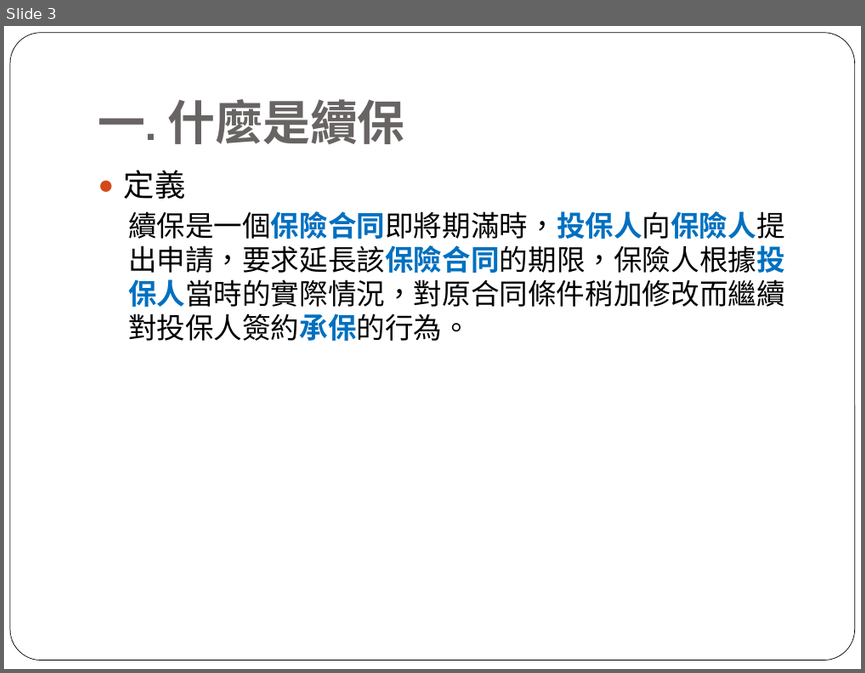
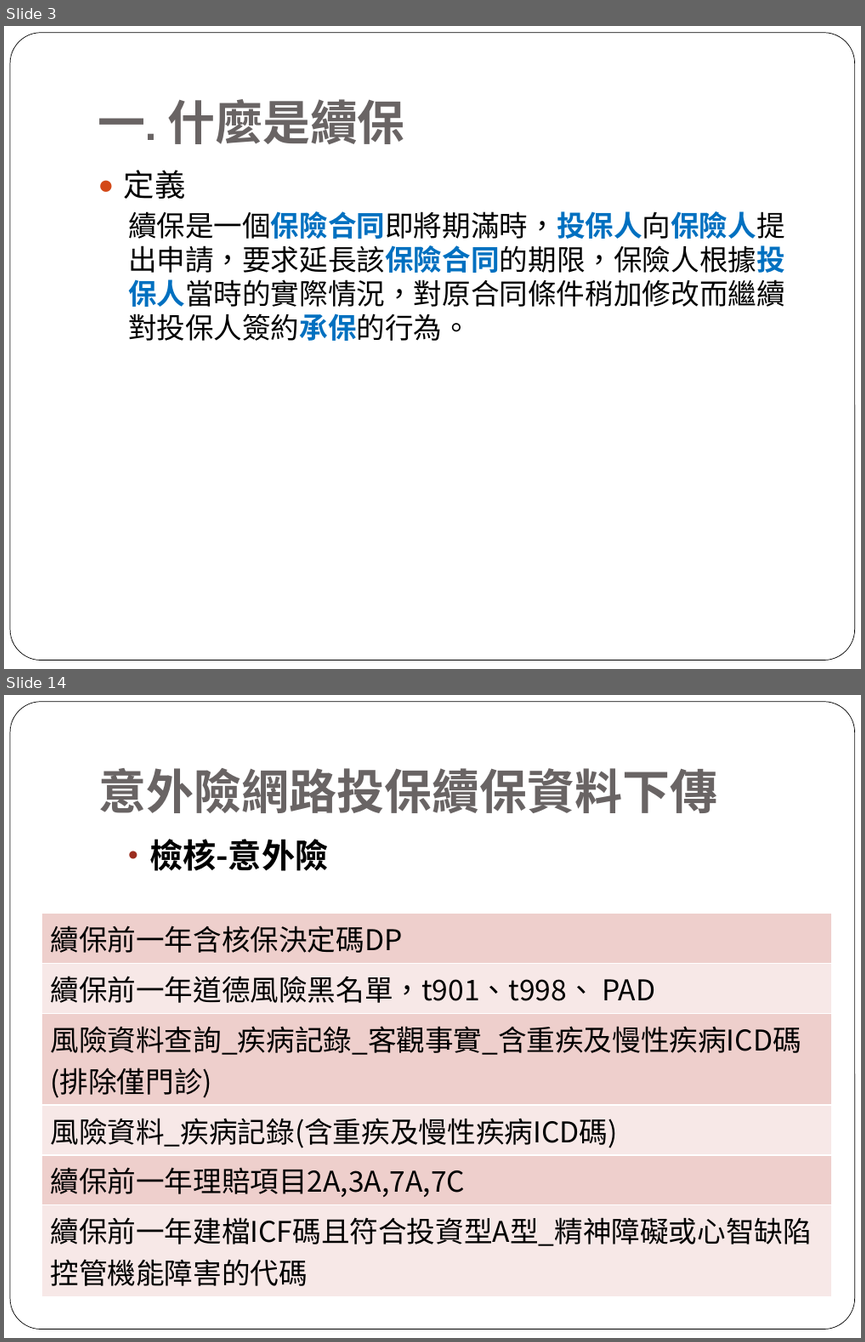
Before and after one commit to tale123456789/Resource, a slide deck: 續保作業.pptx. Shown one above the other, each under a label of ours: slide 3 before the commit, slides 3 and 14 after it; the slides between them are not shown. The pictures are 865x673 and 865x1342 pixels, drawn with LibreOffice and Linux fonts; fonts in the diff are those of the drawing. Boxes give left, top, right and bottom in pixels: in the first picture for what was removed or moved away, otherwise in the second. Text is boxed around its words. In the diff, an @@ line names an element or a change of style, - is before the commit and + after.

```diff
--- a/續保作業.pptx
+++ b/續保作業.pptx
@@ slide 14 added at (4, 695, 861, 1338), background #FFFFFF; not listed: 1 template element that a slide beside it also shows @@
@@ title added at (99, 768, 717, 813), 40 pt, text #696464, bold @@
+意外險網路投保續保資料下傳
@@ text added at (149, 839, 328, 871), 28 pt, text #000000, bold @@
+  • 檢核-意外險
@@ table added at (41, 913, 832, 1289), 6 rows, 1 columns @@
+續保前一年含核保決定碼DP
+續保前一年道德風險黑名單，t901、t998、 PAD
+風險資料查詢_疾病記錄_客觀事實_含重疾及慢性疾病ICD碼(排除僅門診)
+風險資料_疾病記錄(含重疾及慢性疾病ICD碼)
+續保前一年理賠項目2A,3A,7A,7C
+續保前一年建檔ICF碼且符合投資型A型_精神障礙或心智缺陷控管機能障害的代碼
```
Also in this commit, not shown: 8 slides changed, 13 other slides added, 9 slides removed, 1 other file.
